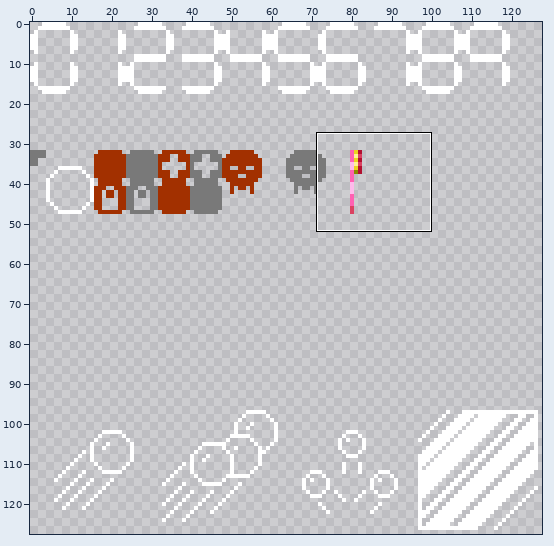
Pixel-art file -- Meta/GuiSpritesheet.ase. The first picture is a wide view before the edit; the outline marks the close-up.
Close-up. First the earlier version:
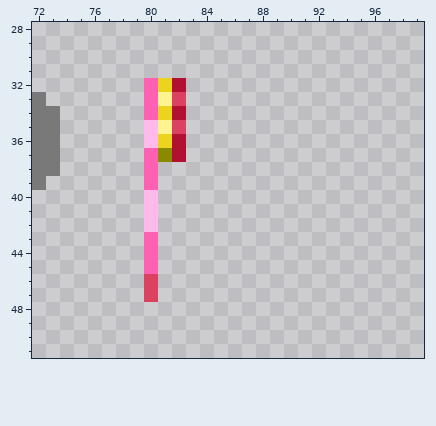
128x128 pixels, 1 frame. Shown: x 72..99, y 28..51.
Once edited:
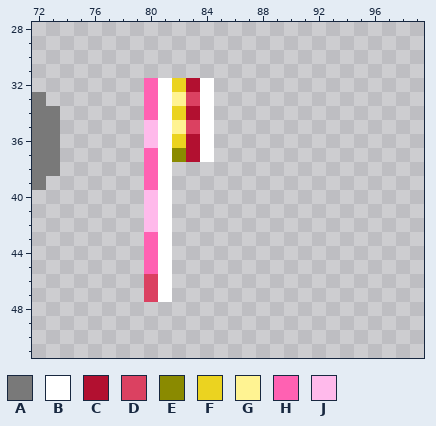
Palette (. is transparent): A #797979  B #ffffff  C #b21030  D #db4161  E #8a8a00  F #ebd320  G #fff392  H #ff61b2  J #ffbaeb
Changes in this commit:
Layer "Layer 1":
y 32: x 81..84 FC.. -> BFCB
y 33: x 81..84 GD.. -> BGDB
y 34: x 81..84 FC.. -> BFCB
y 35: x 81..84 GD.. -> BGDB
y 36: x 81..84 FC.. -> BFCB
y 37: x 81..84 EC.. -> BECB
y 38..47: x 81 . -> B
Boxes around the changes in both close-ups, in picture pixels (x1, y1, x2, y2):
changed: (158, 78, 214, 302)
